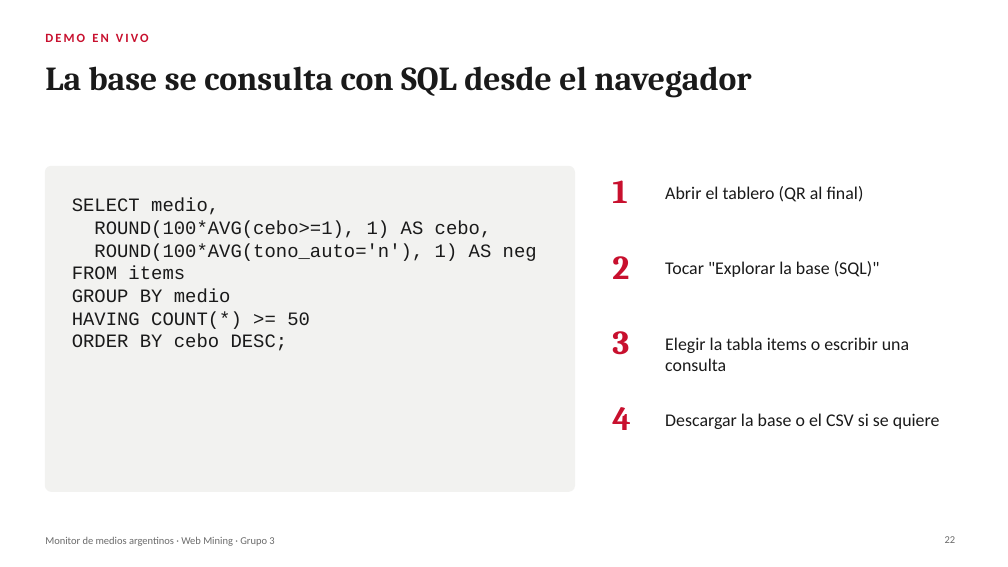
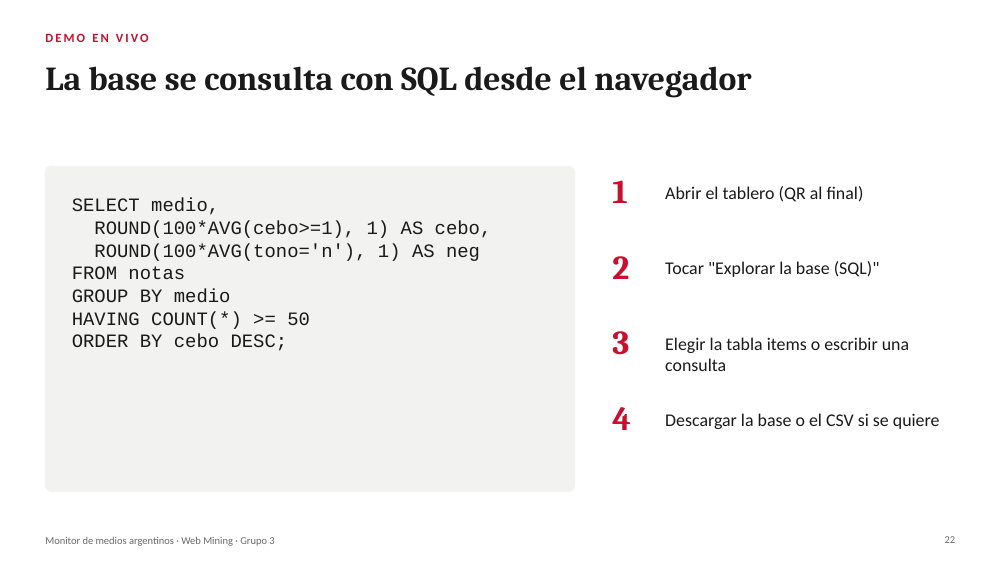
Before and after one commit to miguegarrone-blip/Web-Mining, a slide deck: slide 22 of docs/presentacion-tp.pptx. Drawn at 1008x567 pixels with LibreOffice and Linux fonts; fonts in the diff are those of the drawing. Boxes give left, top, right and bottom in pixels: in the first picture for what was removed or moved away, otherwise in the second. Text is boxed around its words. In the diff, an @@ line names an element or a change of style, - is before the commit and + after.

```diff
--- a/docs/presentacion-tp.pptx
+++ b/docs/presentacion-tp.pptx
@@ text at (72, 243, 480, 279): text changed @@
-ROUND(100*AVG(tono_auto='n'), 1) AS neg
-FROM items
+ROUND(100*AVG(tono='n'), 1) AS neg
+FROM notas
```
Also in this commit, not shown: 1 other slide changed, 9 other files.
